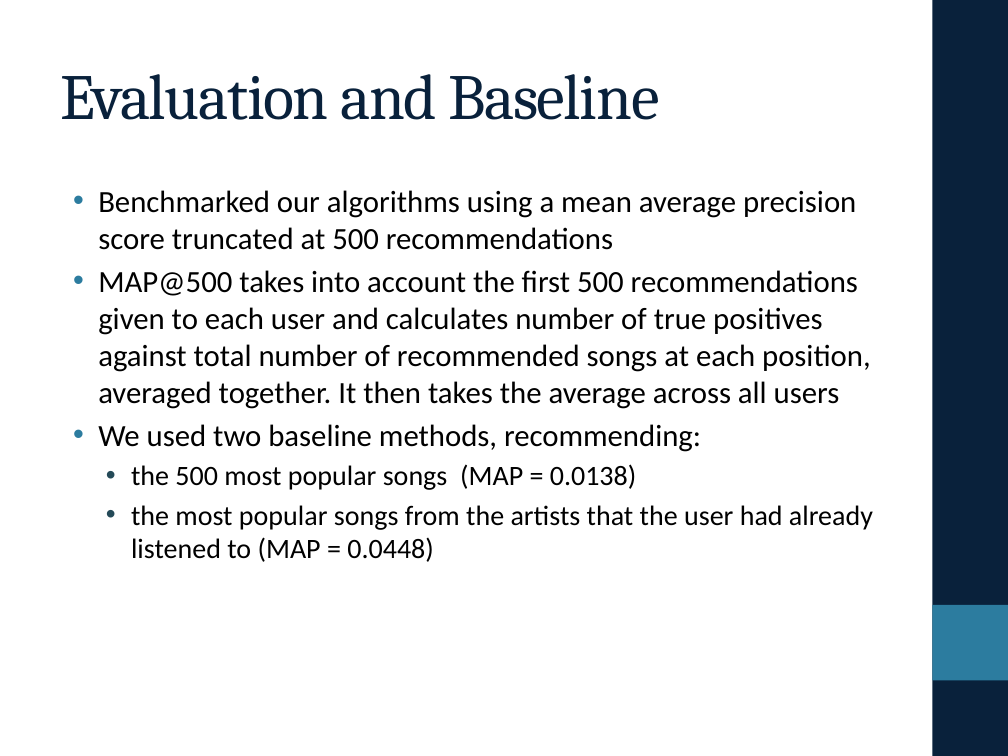
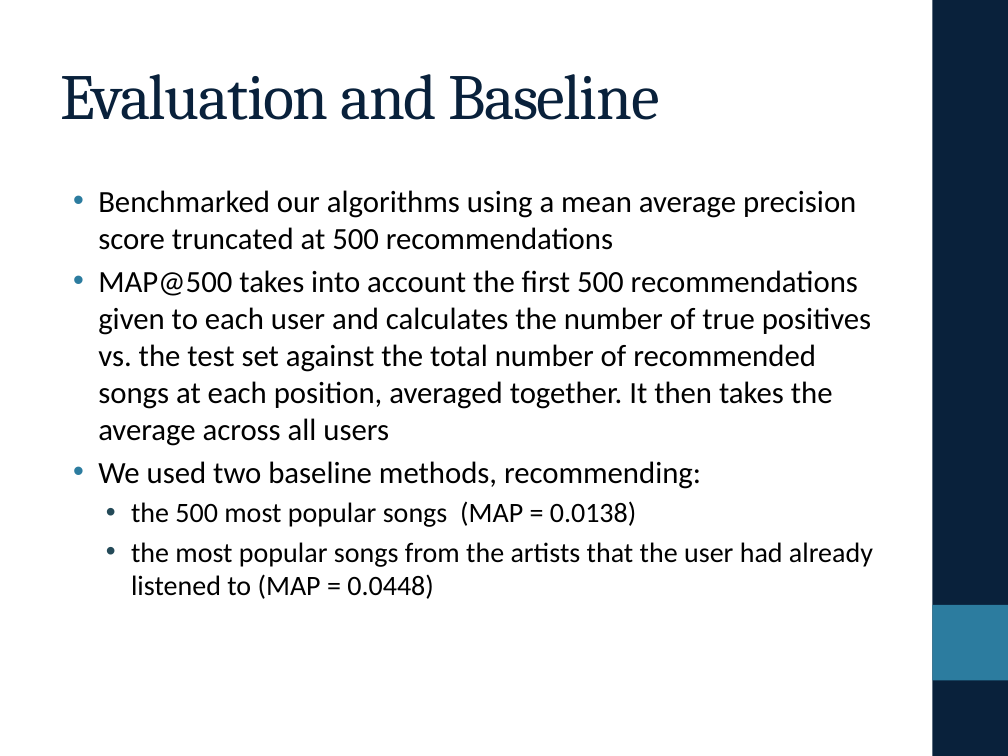
Before and after one commit to eringrand/musicanalysis, a slide deck: slide 4 of presentation/PresentationFinal.pptx. Drawn at 1008x756 pixels with LibreOffice and Linux fonts; fonts in the diff are those of the drawing. Boxes give left, top, right and bottom in pixels: in the first picture for what was removed or moved away, otherwise in the second. Text is boxed around its words. In the diff, an @@ line names an element or a change of style, - is before the commit and + after.

```diff
--- a/presentation/PresentationFinal.pptx
+++ b/presentation/PresentationFinal.pptx
@@ text at (98, 270, 871, 446): text changed @@
-• MAP@500 takes into account the first 500 recommendations given to each user and calculates number of true positives against total number of recommended songs at each position, averaged together. It then takes the average across all users
+• MAP@500 takes into account the first 500 recommendations given to each user and calculates the number of true positives vs. the test set against the total number of recommended songs at each position, averaged together. It then takes the average across all users
```
Also in this commit, not shown: 3 other slides changed, 3 slides added, 3 slides removed, 1 other file.
